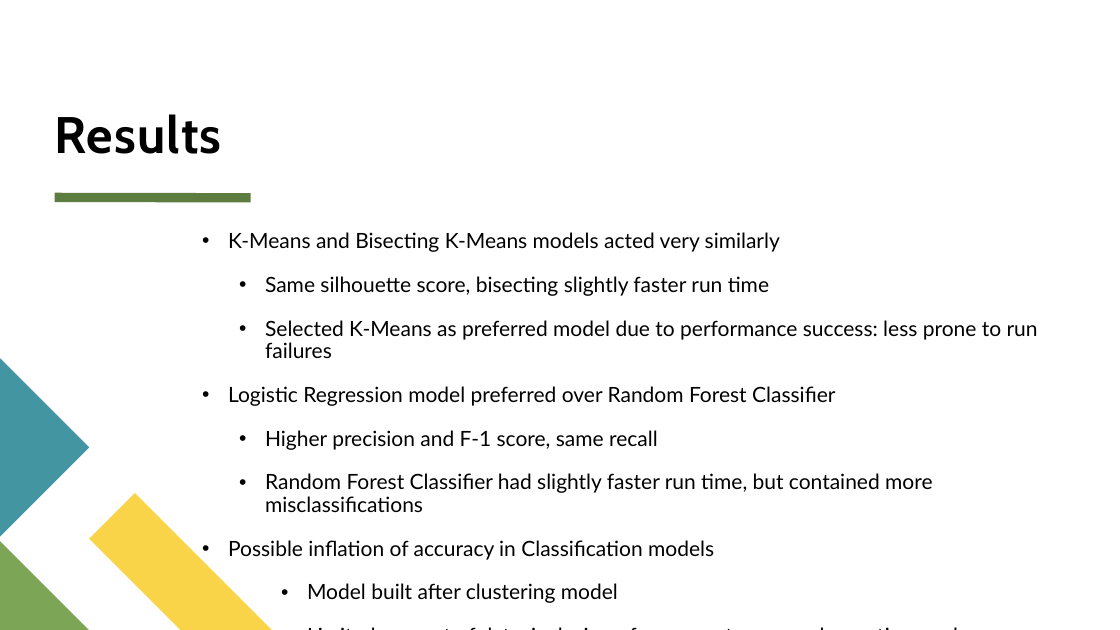
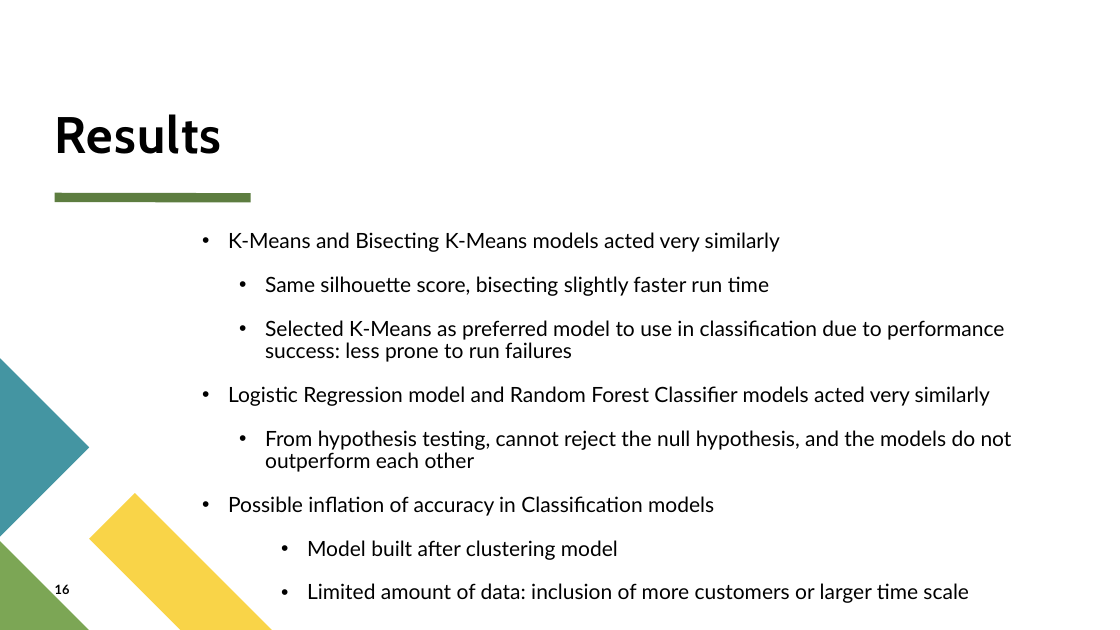
Before and after one commit to kstickmueller/CIS731-finalproject, a slide deck: slide 16 of Determing Customer Valuableness CIS731 Final Project.pptx (slide 14 before the commit). Drawn at 1120x630 pixels with LibreOffice and Linux fonts; fonts in the diff are those of the drawing. Boxes give left, top, right and bottom in pixels: in the first picture for what was removed or moved away, otherwise in the second. Text is boxed around its words. In the diff, an @@ line names an element or a change of style, - is before the commit and + after.

```diff
--- a/Determing Customer Valuableness CIS731 Final Project.pptx
+++ b/Determing Customer Valuableness CIS731 Final Project.pptx
@@ text at bbox=[228, 320, 1012, 472]: text changed @@
-  • Selected K-Means as preferred model due to performance success: less prone to run failures
-• Logistic Regression model preferred over Random Forest Classifier
-  • Higher precision and F-1 score, same recall
-  • Random Forest Classifier had slightly faster run time, but contained more misclassifications
+  • Selected K-Means as preferred model to use in classification due to performance success: less prone to run failures
+• Logistic Regression model and Random Forest Classifier models acted very similarly
+  • From hypothesis testing, cannot reject the null hypothesis, and the models do not outperform each other
@@ page number added at bbox=[55, 584, 70, 597], 11 pt, text #000000, bold @@
+16
```
Also in this commit, not shown: 14 other slides changed, 2 slides added, 1 other file.
